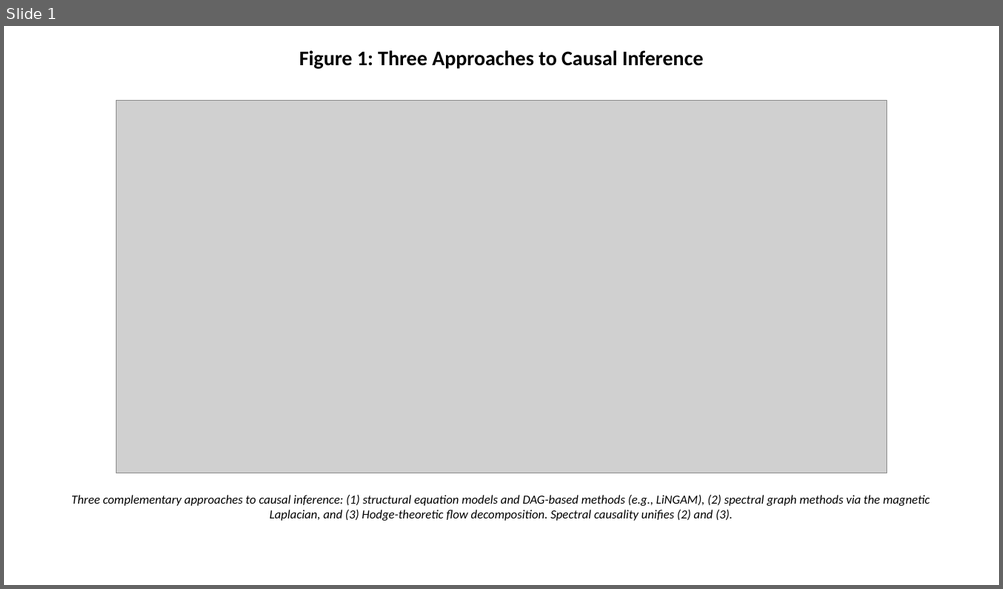
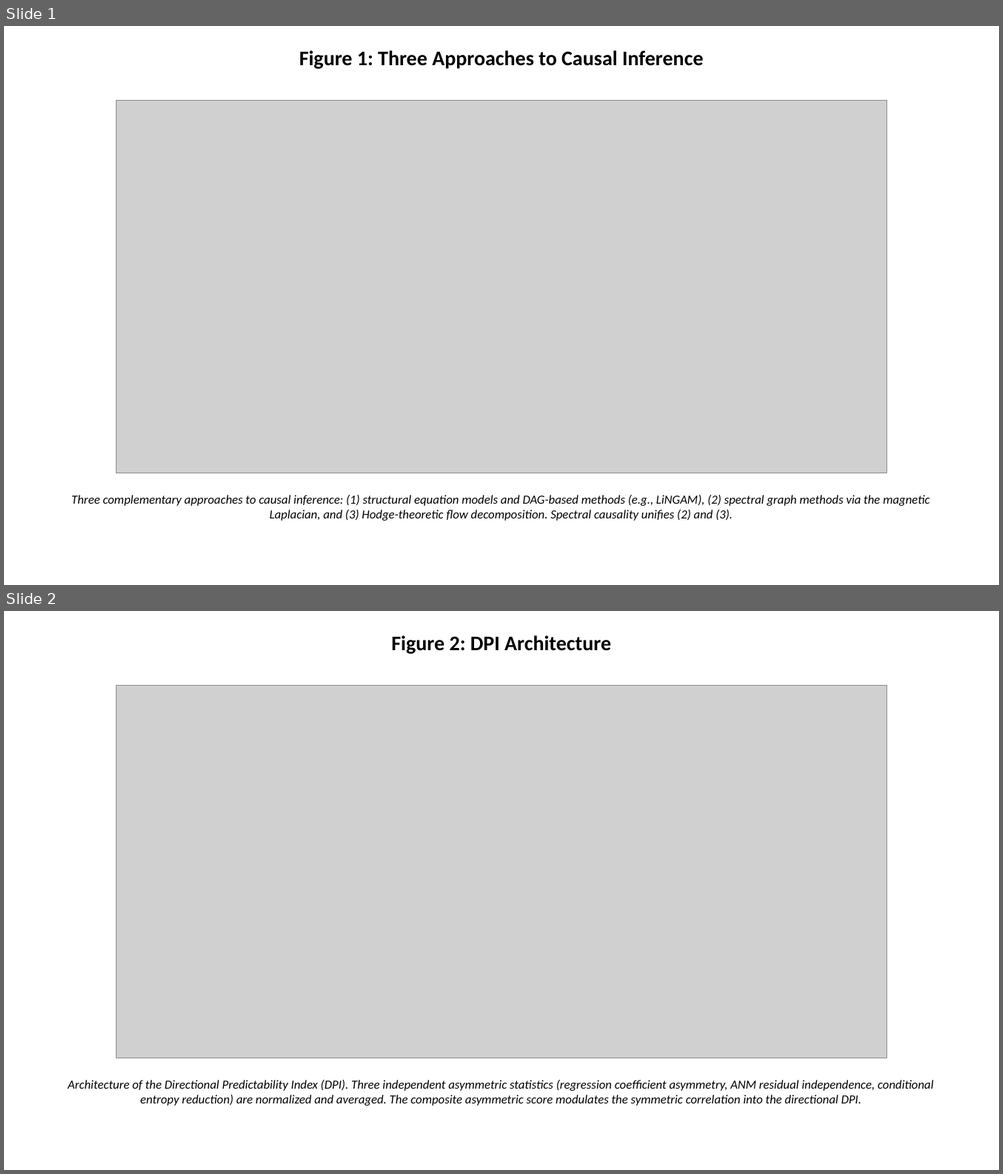
Before and after one commit to bougtoir/kotha-rct-decomposition, a slide deck: spectral-causality-jmlr/spectral_causality_figures.pptx. Shown one above the other, each under a label of ours: slide 1 before the commit, slides 1 and 2 after it. The pictures are 1003x589 and 1003x1174 pixels, drawn with LibreOffice and Linux fonts; fonts in the diff are those of the drawing; grey boxes stand for pictures. Boxes give left, top, right and bottom in pixels: in the first picture for what was removed or moved away, otherwise in the second. Text is boxed around its words. In the diff, an @@ line names an element or a change of style, - is before the commit and + after.

```diff
--- a/spectral-causality-jmlr/spectral_causality_figures.pptx
+++ b/spectral-causality-jmlr/spectral_causality_figures.pptx
@@ slide 2 added at <box>4,611,999,1170</box>, background #FFFFFF @@
@@ text added at <box>391,635,611,654</box>, 20 pt, text #000000, bold @@
+Figure 2: DPI Architecture
@@ picture added at <box>116,686,887,1059</box> @@
@@ text added at <box>68,1080,933,1106</box>, 12 pt, text #000000, italic @@
+Architecture of the Directional Predictability Index (DPI). Three independent asymmetric statistics (regression coefficient asymmetry, ANM residual independence, conditional entropy reduction) are normalized and averaged. The composite asymmetric score modulates the symmetric correlation into the directional DPI.
```
Also in this commit, not shown: 3 slides changed, 2 other slides added, 7 other files.
